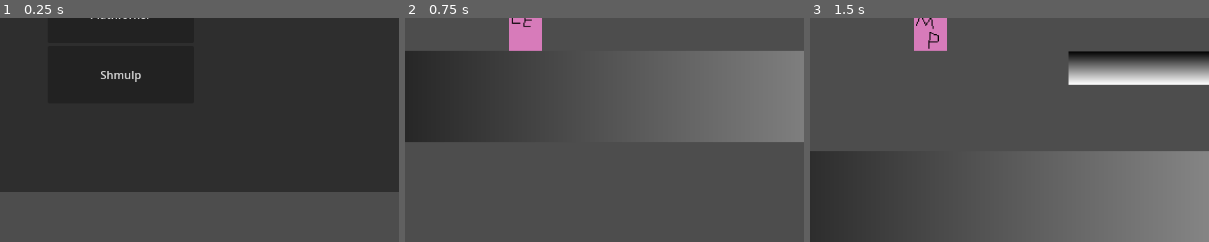
Above: before the commit, frames 1-3 (left to right).
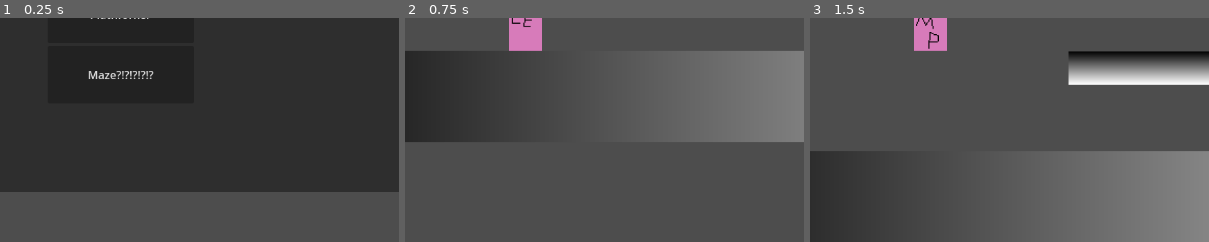
Above: after the commit, the same moments.

Repository: jjmil/mixed-media-shenanigans
Game: Godot game, scene res://scenes/main scenes/main_menu.tscn
Two runs of this game, one before a commit and one after it. Both use one fixed random seed, a clock stepped at 60 frames per second and the inputs below.
Inputs:
- Up to frame 1 (0.25 s): no input
- Up to frame 2 (0.75 s): click "Plathforker" at 0.5 s
- Up to frame 3 (1.5 s): tap Enter at 1.25 s; hold D (input_right) from 1.28 s (still down); hold W (input_up) from 1.28 s (still down)
The pictures show only the part of the screen within x 35-85%, y 50-100%; the shares and areas given below are measured in that part.

The runs differ from the first frame. In frame 1, 0.4% of the frame differs, in the area x 22-39%, y 23-29%; in frame 2, nothing differs; in frame 3, nothing differs.

Commit message:
Created most of maze game template and hooked it up to main menu UI

Diff:
--- /dev/null
+++ b/assets/sprites/placeholder/plat_player.tres
@@ -0,0 +1,78 @@
+[gd_resource type="SpriteFrames" load_steps=8 format=3 uid="uid://beaptot1imsq2"]
+
+[ext_resource type="Texture2D" uid="uid://cdvmavyiytj5c" path="res://assets/sprites/placeholder/beta_plat_player_sheet.png" id="1_nbxwm"]
+
+[sub_resource type="AtlasTexture" id="AtlasTexture_omkjn"]
+atlas = ExtResource("1_nbxwm")
+region = Rect2(640, 0, 128, 128)
+
+[sub_resource type="AtlasTexture" id="AtlasTexture_mykwm"]
+atlas = ExtResource("1_nbxwm")
+region = Rect2(512, 0, 128, 128)
+
+[sub_resource type="AtlasTexture" id="AtlasTexture_0l5lo"]
+atlas = ExtResource("1_nbxwm")
+region = Rect2(384, 0, 128, 128)
+
+[sub_resource type="AtlasTexture" id="AtlasTexture_f0j7d"]
+atlas = ExtResource("1_nbxwm")
+region = Rect2(0, 0, 128, 128)
+
+[sub_resource type="AtlasTexture" id="AtlasTexture_tugym"]
+atlas = ExtResource("1_nbxwm")
+region = Rect2(256, 0, 128, 128)
+
+[sub_resource type="AtlasTexture" id="AtlasTexture_88u20"]
+atlas = ExtResource("1_nbxwm")
+region = Rect2(128, 0, 128, 128)
+
+[resource]
+animations = [{
+"frames": [{
+"duration": 1.0,
+"texture": SubResource("AtlasTexture_omkjn")
+}],
+"loop": true,
+"name": &"crouch",
+"speed": 5.0
+}, {
+"frames": [{
+"duration": 1.0,
+"texture": SubResource("AtlasTexture_mykwm")
+}],
+"loop": true,
+"name": &"death",
+"speed": 5.0
+}, {
+"frames": [{
+"duration": 1.0,
+"texture": SubResource("AtlasTexture_0l5lo")
+}],
+"loop": true,
+"name": &"fall",
+"speed": 5.0
+}, {
+"frames": [{
+"duration": 1.0,
+"texture": SubResource("AtlasTexture_f0j7d")
+}],
+"loop": true,
+"name": &"idle",
+"speed": 5.0
+}, {
+"frames": [{
+"duration": 1.0,
+"texture": SubResource("AtlasTexture_tugym")
+}],
+"loop": true,
+"name": &"jump",
+"speed": 5.0
+}, {
+"frames": [{
+"duration": 1.0,
+"texture": SubResource("AtlasTexture_88u20")
+}],
+"loop": true,
+"name": &"run",
+"speed": 5.0
+}]
--- a/project.godot
+++ b/project.godot
@@ -14,6 +14,10 @@
 run/main_scene="uid://c0e2exmkik55e"
 config/features=PackedStringArray("4.5", "Forward Plus")
 config/icon="res://icon.svg"
+
+[global_group]
+
+player="Group for player colliders"
 
 [input]
 
--- a/scenes/main scenes/main_menu.tscn
+++ b/scenes/main scenes/main_menu.tscn
@@ -13,7 +13,7 @@
 size_flags_vertical = 3
 script = ExtResource("1_1bpbq")
 plat_button = NodePath("Panel/VBoxContainer/PlatButton")
-shmup_button = NodePath("Panel/VBoxContainer/ShmupButton")
+shmup_button = NodePath("Panel/VBoxContainer/MazeButton")
 
 [node name="Panel" type="Panel" parent="."]
 layout_mode = 1
@@ -58,10 +58,10 @@
 size_flags_vertical = 3
 text = "Plathforker"
 
-[node name="ShmupButton" type="Button" parent="Panel/VBoxContainer"]
+[node name="MazeButton" type="Button" parent="Panel/VBoxContainer"]
 layout_mode = 2
 size_flags_vertical = 3
-text = "Shmulp"
+text = "Maze?!?!?!?!?"
 
 [connection signal="pressed" from="Panel/VBoxContainer/PlatButton" to="." method="_on_plat_button_pressed"]
-[connection signal="pressed" from="Panel/VBoxContainer/ShmupButton" to="." method="_on_shmup_button_pressed"]
+[connection signal="pressed" from="Panel/VBoxContainer/MazeButton" to="." method="_on_shmup_button_pressed"]
--- /dev/null
+++ b/scenes/main scenes/maze_main.tscn
@@ -0,0 +1,13 @@
+[gd_scene load_steps=3 format=3 uid="uid://bleda0p3yfllq"]
+
+[ext_resource type="PackedScene" uid="uid://df3cr0bnc0h86" path="res://scenes/maze/maze_player.tscn" id="1_b7pxd"]
+[ext_resource type="PackedScene" uid="uid://clfsfwi0rvk32" path="res://scenes/maze/maze_enem.tscn" id="2_lhndq"]
+
+[node name="MazeMain" type="Node2D"]
+
+[node name="MazePlayer" parent="." instance=ExtResource("1_b7pxd")]
+
+[node name="Camera2D" type="Camera2D" parent="MazePlayer"]
+
+[node name="MazeEnem" parent="." instance=ExtResource("2_lhndq")]
+position = Vector2(-64, -288)
--- a/scenes/main scenes/platformer_main.tscn
+++ b/scenes/main scenes/platformer_main.tscn
@@ -1,7 +1,7 @@
 [gd_scene load_steps=16 format=3 uid="uid://db8218xvnab74"]
 
-[ext_resource type="PackedScene" uid="uid://dokqmxs4040l6" path="res://scenes/plat_player.tscn" id="1_g2gbe"]
-[ext_resource type="PackedScene" uid="uid://dj6q3iy77b2ij" path="res://scenes/plat_enem.tscn" id="2_ofq7b"]
+[ext_resource type="PackedScene" uid="uid://dokqmxs4040l6" path="res://scenes/platformer/plat_player.tscn" id="1_g2gbe"]
+[ext_resource type="PackedScene" uid="uid://dj6q3iy77b2ij" path="res://scenes/platformer/plat_enem.tscn" id="2_ofq7b"]
 [ext_resource type="PackedScene" uid="uid://lrq6bugsgwst" path="res://scenes/trans_area.tscn" id="3_7euwx"]
 
 [sub_resource type="Gradient" id="Gradient_g2gbe"]
--- /dev/null
+++ b/scenes/maze/maze_enem.tscn
@@ -0,0 +1,69 @@
+[gd_scene load_steps=8 format=3 uid="uid://clfsfwi0rvk32"]
+
+[ext_resource type="Script" uid="uid://mewduorlbq0y" path="res://scripts/maze_enem.gd" id="1_bxhsv"]
+[ext_resource type="Texture2D" uid="uid://bjt8uldax8ec4" path="res://assets/sprites/placeholder/beta_plat_enem_sheet.png" id="2_etpbu"]
+[ext_resource type="Texture2D" uid="uid://q35yhitqdwy0" path="res://assets/sprites/placeholder/beta_plat_enem.png" id="3_gdg4y"]
+
+[sub_resource type="AtlasTexture" id="AtlasTexture_g8s8t"]
+atlas = ExtResource("2_etpbu")
+region = Rect2(64, 0, 64, 64)
+
+[sub_resource type="AtlasTexture" id="AtlasTexture_cujgs"]
+atlas = ExtResource("3_gdg4y")
+region = Rect2(0, 0, 64, 64)
+
+[sub_resource type="SpriteFrames" id="SpriteFrames_bxhsv"]
+animations = [{
+"frames": [{
+"duration": 1.0,
+"texture": SubResource("AtlasTexture_g8s8t")
+}],
+"loop": true,
+"name": &"death",
+"speed": 5.0
+}, {
+"frames": [{
+"duration": 1.0,
+"texture": SubResource("AtlasTexture_cujgs")
+}],
+"loop": true,
+"name": &"idle",
+"speed": 5.0
+}, {
+"frames": [{
+"duration": 1.0,
+"texture": SubResource("AtlasTexture_cujgs")
+}],
+"loop": true,
+"name": &"move",
+"speed": 5.0
+}]
+
+[sub_resource type="RectangleShape2D" id="RectangleShape2D_etpbu"]
+size = Vector2(64, 64)
+
+[node name="MazeEnem" type="CharacterBody2D"]
+script = ExtResource("1_bxhsv")
+
+[node name="AnimatedSprite2D" type="AnimatedSprite2D" parent="."]
+sprite_frames = SubResource("SpriteFrames_bxhsv")
+animation = &"idle"
+
+[node name="EnemHitbox" type="Area2D" parent="."]
+
+[node name="CollisionShape2D" type="CollisionShape2D" parent="EnemHitbox"]
+shape = SubResource("RectangleShape2D_etpbu")
+
+[node name="RayCastDown" type="RayCast2D" parent="."]
+target_position = Vector2(0, 24)
+
+[node name="RayCastUp" type="RayCast2D" parent="."]
+target_position = Vector2(0, -24)
+
+[node name="RayCastLeft" type="RayCast2D" parent="."]
+target_position = Vector2(-24, 0)
+
+[node name="RayCastRight" type="RayCast2D" parent="."]
+target_position = Vector2(24, 0)
+
+[connection signal="body_entered" from="EnemHitbox" to="." method="_on_enem_hitbox_body_entered"]
--- /dev/null
+++ b/scenes/maze/maze_player.tscn
@@ -0,0 +1,57 @@
+[gd_scene load_steps=8 format=3 uid="uid://df3cr0bnc0h86"]
+
+[ext_resource type="Script" uid="uid://bd0ueb8pw6e4l" path="res://scripts/maze_player.gd" id="1_6o7lt"]
+[ext_resource type="Texture2D" uid="uid://cdvmavyiytj5c" path="res://assets/sprites/placeholder/beta_plat_player_sheet.png" id="1_tvpeq"]
+
+[sub_resource type="AtlasTexture" id="AtlasTexture_mykwm"]
+atlas = ExtResource("1_tvpeq")
+region = Rect2(512, 0, 128, 128)
+
+[sub_resource type="AtlasTexture" id="AtlasTexture_f0j7d"]
+atlas = ExtResource("1_tvpeq")
+region = Rect2(0, 0, 128, 128)
+
+[sub_resource type="AtlasTexture" id="AtlasTexture_88u20"]
+atlas = ExtResource("1_tvpeq")
+region = Rect2(128, 0, 128, 128)
+
+[sub_resource type="SpriteFrames" id="SpriteFrames_6o7lt"]
+animations = [{
+"frames": [{
+"duration": 1.0,
+"texture": SubResource("AtlasTexture_mykwm")
+}],
+"loop": true,
+"name": &"death",
+"speed": 5.0
+}, {
+"frames": [{
+"duration": 1.0,
+"texture": SubResource("AtlasTexture_f0j7d")
+}],
+"loop": true,
+"name": &"idle",
+"speed": 5.0
+}, {
+"frames": [{
+"duration": 1.0,
+"texture": SubResource("AtlasTexture_88u20")
+}],
+"loop": true,
+"name": &"run",
+"speed": 5.0
+}]
+
+[sub_resource type="RectangleShape2D" id="RectangleShape2D_6o7lt"]
+size = Vector2(64, 128)
+
+[node name="MazePlayer" type="CharacterBody2D" node_paths=PackedStringArray("sprite") groups=["player"]]
+script = ExtResource("1_6o7lt")
+sprite = NodePath("AnimatedSprite2D")
+
+[node name="AnimatedSprite2D" type="AnimatedSprite2D" parent="."]
+sprite_frames = SubResource("SpriteFrames_6o7lt")
+animation = &"run"
+
+[node name="CollisionShape2D" type="CollisionShape2D" parent="."]
+shape = SubResource("RectangleShape2D_6o7lt")
--- a/scenes/plat_player.tscn
+++ b/scenes/platformer/plat_player.tscn
@@ -1,86 +1,11 @@
-[gd_scene load_steps=15 format=3 uid="uid://dokqmxs4040l6"]
+[gd_scene load_steps=8 format=3 uid="uid://dokqmxs4040l6"]
 
 [ext_resource type="Script" uid="uid://ce8vi1whfdlj1" path="res://scripts/platformer player state machine/plat_player.gd" id="1_dtufr"]
+[ext_resource type="SpriteFrames" uid="uid://beaptot1imsq2" path="res://assets/sprites/placeholder/plat_player.tres" id="2_3fw06"]
 [ext_resource type="Script" uid="uid://dtd7ypg2kgm3w" path="res://scripts/platformer player state machine/idle.gd" id="2_omkjn"]
 [ext_resource type="Script" uid="uid://b5o4kxrb74wqf" path="res://scripts/platformer player state machine/run.gd" id="3_0l5lo"]
 [ext_resource type="Script" uid="uid://br8nsgub7dq5l" path="res://scripts/platformer player state machine/jump.gd" id="4_f0j7d"]
-[ext_resource type="Texture2D" uid="uid://cdvmavyiytj5c" path="res://assets/sprites/placeholder/beta_plat_player_sheet.png" id="5_omkjn"]
 [ext_resource type="Script" uid="uid://b70subtp5lx4h" path="res://scripts/platformer player state machine/death.gd" id="6_0l5lo"]
-
-[sub_resource type="AtlasTexture" id="AtlasTexture_omkjn"]
-atlas = ExtResource("5_omkjn")
-region = Rect2(640, 0, 128, 128)
-
-[sub_resource type="AtlasTexture" id="AtlasTexture_mykwm"]
-atlas = ExtResource("5_omkjn")
-region = Rect2(512, 0, 128, 128)
-
-[sub_resource type="AtlasTexture" id="AtlasTexture_0l5lo"]
-atlas = ExtResource("5_omkjn")
-region = Rect2(384, 0, 128, 128)
-
-[sub_resource type="AtlasTexture" id="AtlasTexture_f0j7d"]
-atlas = ExtResource("5_omkjn")
-region = Rect2(0, 0, 128, 128)
-
-[sub_resource type="AtlasTexture" id="AtlasTexture_tugym"]
-atlas = ExtResource("5_omkjn")
-region = Rect2(256, 0, 128, 128)
-
-[sub_resource type="AtlasTexture" id="AtlasTexture_88u20"]
-atlas = ExtResource("5_omkjn")
-region = Rect2(128, 0, 128, 128)
-
-[sub_resource type="SpriteFrames" id="SpriteFrames_dtufr"]
-animations = [{
-"frames": [{
-"duration": 1.0,
-"texture": SubResource("AtlasTexture_omkjn")
-}],
-"loop": true,
-"name": &"crouch",
-"speed": 5.0
-}, {
-"frames": [{
-"duration": 1.0,
-"texture": SubResource("AtlasTexture_mykwm")
-}],
-"loop": true,
-"name": &"death",
-"speed": 5.0
-}, {
-"frames": [{
-"duration": 1.0,
-"texture": SubResource("AtlasTexture_0l5lo")
-}],
-"loop": true,
-"name": &"fall",
-"speed": 5.0
-}, {
-"frames": [{
-"duration": 1.0,
-"texture": SubResource("AtlasTexture_f0j7d")
-}],
-"loop": true,
-"name": &"idle",
-"speed": 5.0
-}, {
-"frames": [{
-"duration": 1.0,
-"texture": SubResource("AtlasTexture_tugym")
-}],
-"loop": true,
-"name": &"jump",
-"speed": 5.0
-}, {
-"frames": [{
-"duration": 1.0,
-"texture": SubResource("AtlasTexture_88u20")
-}],
-"loop": true,
-"name": &"run",
-"speed": 5.0
-}]
 
 [sub_resource type="CapsuleShape2D" id="CapsuleShape2D_5oxy8"]
 radius = 32.0
@@ -96,7 +21,7 @@
 friction = 70.0
 
 [node name="AnimatedSprite2D" type="AnimatedSprite2D" parent="."]
-sprite_frames = SubResource("SpriteFrames_dtufr")
+sprite_frames = ExtResource("2_3fw06")
 animation = &"death"
 autoplay = "idle"
 
--- a/scripts/main_menu.gd
+++ b/scripts/main_menu.gd
@@ -19,4 +19,4 @@
 	get_tree().change_scene_to_file("res://scenes/main scenes/platformer_main.tscn")
 
 func _on_shmup_button_pressed() -> void:
-	pass
+	get_tree().change_scene_to_file("res://scenes/main scenes/maze_main.tscn")
--- /dev/null
+++ b/scripts/maze_enem.gd
@@ -0,0 +1,36 @@
+extends CharacterBody2D
+
+
+@export var speed = 300.0
+@export var x_direction = 0
+@export var y_direction = 0
+
+@onready var down = $RayCastDown
+@onready var up = $RayCastUp
+@onready var left = $RayCastLeft
+@onready var right = $RayCastRight
+
+func _physics_process(delta: float) -> void:
+
+
+	if x_direction:
+		velocity.x = x_direction * speed
+	if y_direction:
+		velocity.y = y_direction * speed
+
+	if down.is_colliding() and y_direction != 0:
+		y_direction = -1
+	if up.is_colliding() and y_direction != 0:
+		y_direction = 1
+	if left.is_colliding() and x_direction != 0:
+		x_direction = 1
+	if right.is_colliding() and x_direction != 0:
+		x_direction = -1
+
+	move_and_slide()
+
+
+
+func _on_enem_hitbox_body_entered(body: Node2D) -> void:
+	if body.is_in_group("player"):
+		body.die()
--- /dev/null
+++ b/scripts/maze_player.gd
@@ -0,0 +1,43 @@
+extends CharacterBody2D
+
+
+const SPEED = 300.0
+
+#var moving := false
+
+@export var sprite : AnimatedSprite2D
+
+
+func _physics_process(delta: float) -> void:
+	# Get the input direction and handle the movement/deceleration.
+	# As good practice, you should replace UI actions with custom gameplay actions.
+	var hor_direction := Input.get_axis("input_left", "input_right")
+	if hor_direction:
+		velocity.x = hor_direction * SPEED
+	else:
+		velocity.x = move_toward(velocity.x, 0, SPEED)
+
+	var ver_direction := Input.get_axis("input_up", "input_down")
+	if ver_direction:
+		velocity.y = ver_direction * SPEED
+	else:
+		velocity.y = move_toward(velocity.y, 0, SPEED)
+
+	move_and_slide()
+
+
+func _process(delta: float) -> void:
+	if velocity.x != 0 or velocity.y != 0:
+		if sprite.animation != "run":
+			sprite.play("run")
+	else:
+		if sprite.animation != "idle":
+			sprite.play("idle")
+
+func die() -> void:
+	velocity.x = 0
+	velocity.y = 0
+	sprite.rotation_degrees = 0
+	sprite.animation = "death"
+
+	get_tree().create_timer(1.0).timeout.connect(func(): get_tree().reload_current_scene())
Renamed: scenes/plat_enem.tscn -> scenes/platformer/plat_enem.tscn
Not shown, added: scripts/maze_enem.gd.uid
Not shown, added: scripts/maze_player.gd.uid
